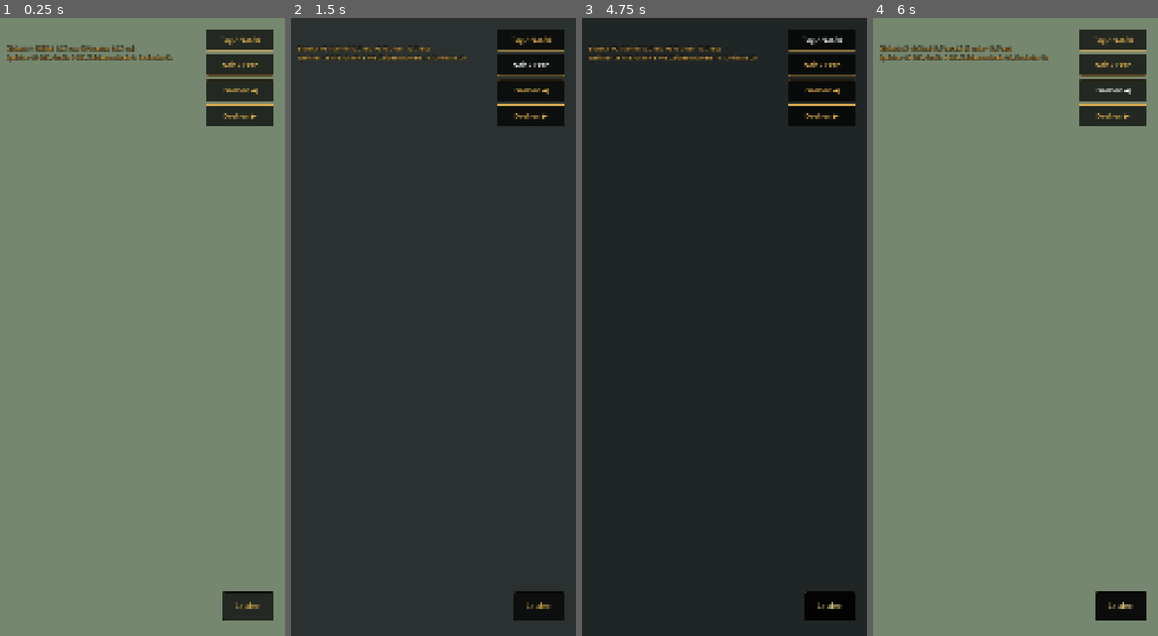
Above: before the commit, frames 1-4 (left to right).
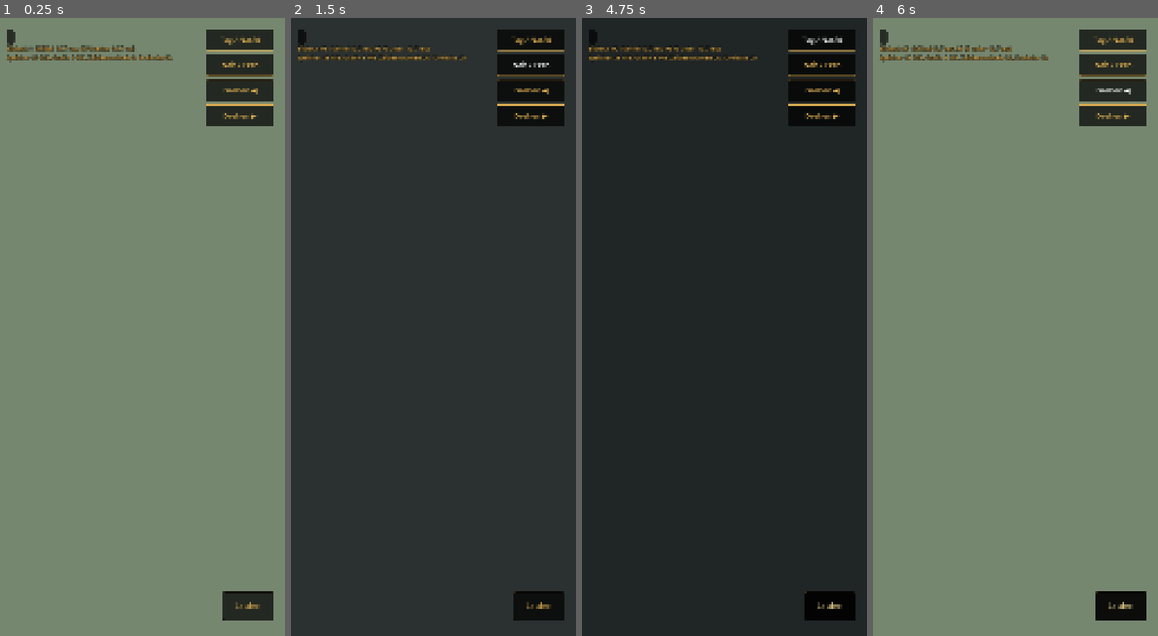
Above: after the commit, the same moments.

Repository: tramour-cmyk/androidapp_rpg_bornim
Game: Godot game, scene res://spiel.tscn
Two runs of this game, one before a commit and one after it. Both use one fixed random seed, a clock stepped at 60 frames per second and the inputs below.
Inputs:
- Up to frame 1 (0.25 s): no input
- Up to frame 2 (1.5 s): click "Tag / Nacht" at 0.5 s; click "Nah / Fern" at 1.25 s
- Up to frame 3 (4.75 s): click "Drehen ◀" at 2 s; click "Drehen ▶" at 2.75 s; click "Laufen" at 3.5 s; click "Tag / Nacht" at 4.25 s
- Up to frame 4 (6 s): click "Nah / Fern" at 5 s; click "Drehen ◀" at 5.75 s

The runs differ from the first frame. In frame 1, less than 0.1% of the frame differs, in the area x 2-6%, y 1-5%; in frame 2, less than 0.1%; in frame 3, less than 0.1%; in frame 4, less than 0.1%, in the area x 2-49%, y 1-7%.
Error in both runs: Trying to assign value of type 'Nil' to a variable of type 'Dictionary'. (res://skripte/karte.gd:25)

Commit message:
348.6: Ortsname auf dunklem Grund wie HudChip (war schlecht lesbar), Probeknoepfe nicht in den Vergleichsbildern (standen vor der Turmspitze)
Co-Authored-By: Claude Opus 5.5 <noreply@anthropic.com>
Claude-Session: https://claude.ai/code/session_01KN6z3N3ciVdThqEts5ogbb

Diff:
--- a/godot/skripte/spiel.gd
+++ b/godot/skripte/spiel.gd
@@ -212,6 +212,7 @@
 	if dir == "": return
 	DirAccess.make_dir_recursive_absolute(dir)
 	ui.mess.visible = false
+	ui.oben.visible = false   # 348.6 (Befund 7): Probeknoepfe standen vor der Turmspitze
 	await get_tree().create_timer(1.0).timeout
 	await knips(dir + "/tag.png")
 	held.geh_zu(held.position + Vector3(3.0, 0, -2.0))
--- a/godot/skripte/steuerung.gd
+++ b/godot/skripte/steuerung.gd
@@ -31,6 +31,7 @@
 var text: Label
 var zeilen: Array = []
 var lauf_an := false
+var oben: VBoxContainer                 # Probeknoepfe (Tag/Nacht, Nah/Fern, Drehen): gibt es im alten Spiel nicht, in Vergleichsbildern aus
 
 func _ready() -> void:
 	name = "Steuerung"
@@ -40,9 +41,15 @@
 	zeichner.draw.connect(_zeichne_joy)
 	add_child(zeichner)
 	ort = schild(Vector2(24, 40), 34)
+	# 348.6 (Befund 7, „Bornim“ schlecht lesbar): auf dunklem Grund wie HudChip (0xAA000000, Ecken 8 dp)
+	var chip := StyleBoxFlat.new()
+	chip.bg_color = Color(0, 0, 0, 0.667); chip.set_corner_radius_all(int(8 * AktionsKnopf.DP))
+	chip.content_margin_left = 6 * AktionsKnopf.DP; chip.content_margin_right = 6 * AktionsKnopf.DP
+	chip.content_margin_top = 3 * AktionsKnopf.DP; chip.content_margin_bottom = 3 * AktionsKnopf.DP
+	ort.add_theme_stylebox_override("normal", chip)
 	mess = schild(Vector2(24, 100), 22)
 	mess.visible = "--messen" in OS.get_cmdline_user_args() or OS.is_debug_build()
-	var oben := VBoxContainer.new()
+	oben = VBoxContainer.new()
 	oben.set_anchors_and_offsets_preset(Control.PRESET_TOP_RIGHT)
 	oben.position = Vector2(-300, 40)
 	oben.add_theme_constant_override("separation", 12)
